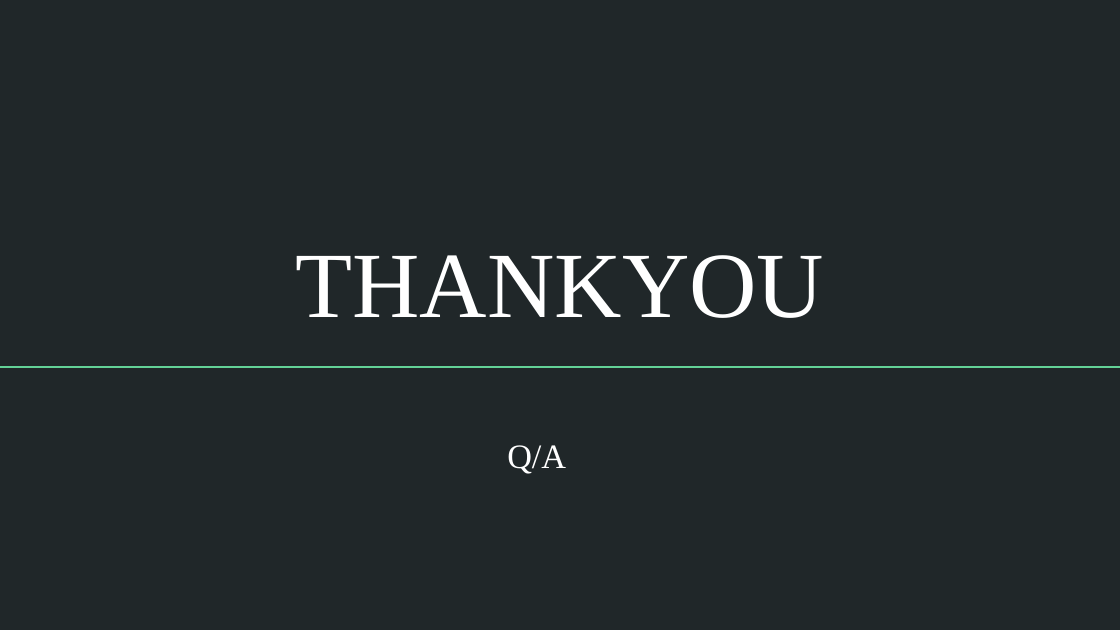
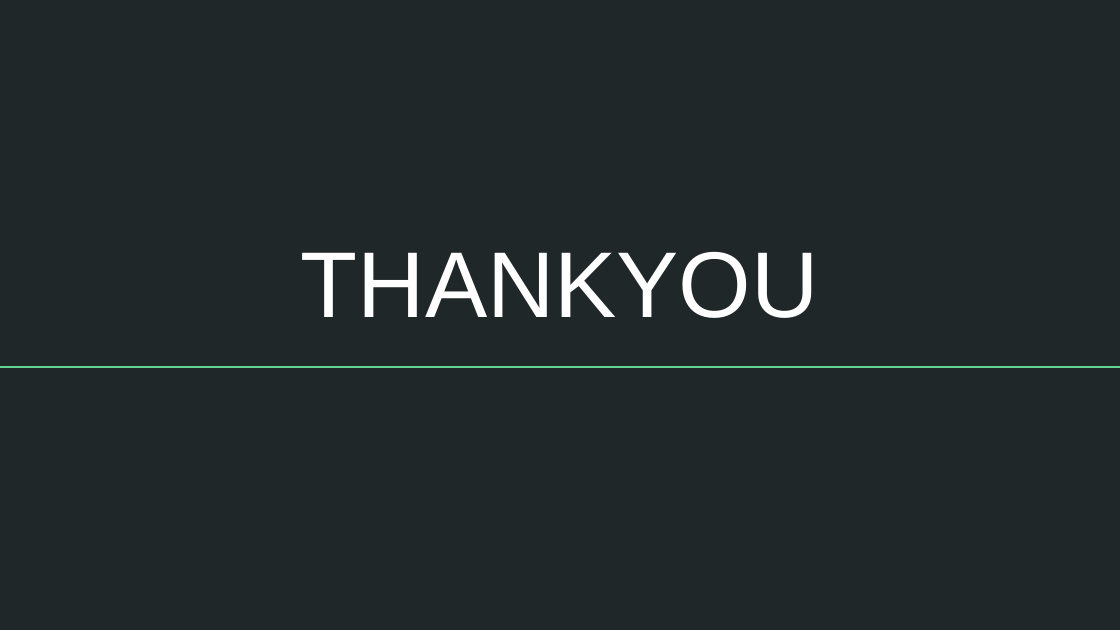
Before and after one commit to nakujaproject/internship2023, a slide deck: slide 23 of airframe-team/week 8/AIRFRAME PROGRESS REPORT _WEEK 8.pptx (slide 10 before the commit). Drawn at 1120x630 pixels with LibreOffice and Linux fonts; fonts in the diff are those of the drawing. Boxes give left, top, right and bottom in pixels: in the first picture for what was removed or moved away, otherwise in the second. Text is boxed around its words. In the diff, an @@ line names an element or a change of style, - is before the commit and + after.

```diff
--- a/airframe-team/week 8/AIRFRAME PROGRESS REPORT _WEEK 8.pptx
+++ b/airframe-team/week 8/AIRFRAME PROGRESS REPORT _WEEK 8.pptx
@@ title "THANKYOU" at [301, 252, 819, 318]: font Times New Roman to Arial @@
@@ text removed at [507, 445, 566, 474] @@
-Q/A
```
Also in this commit, not shown: 4 other slides changed, 15 slides added, 2 slides removed, 11 other files.
